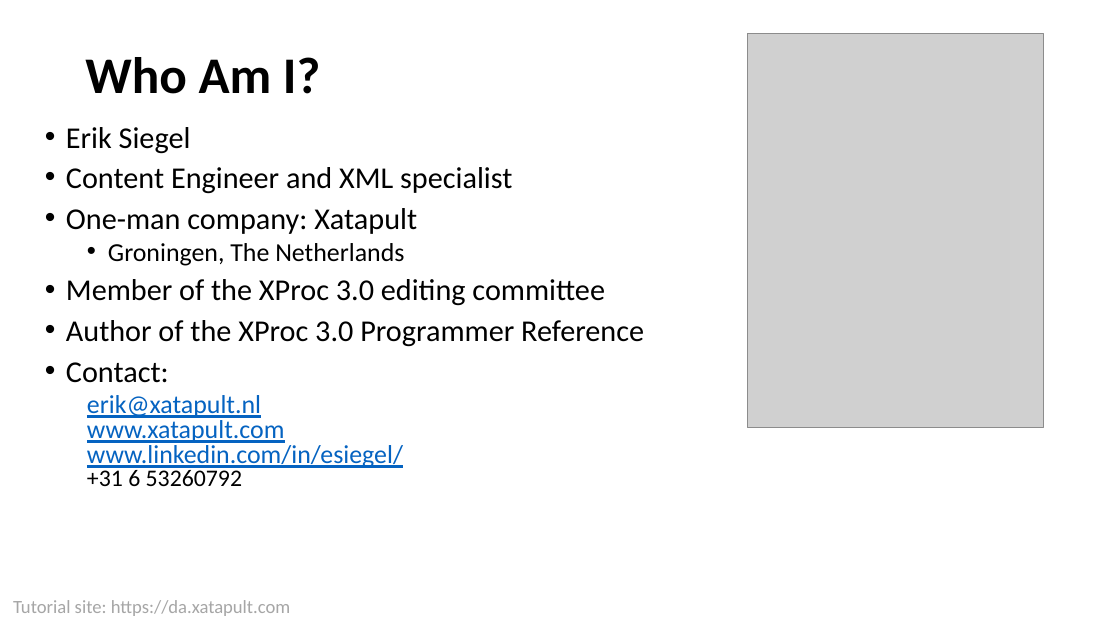
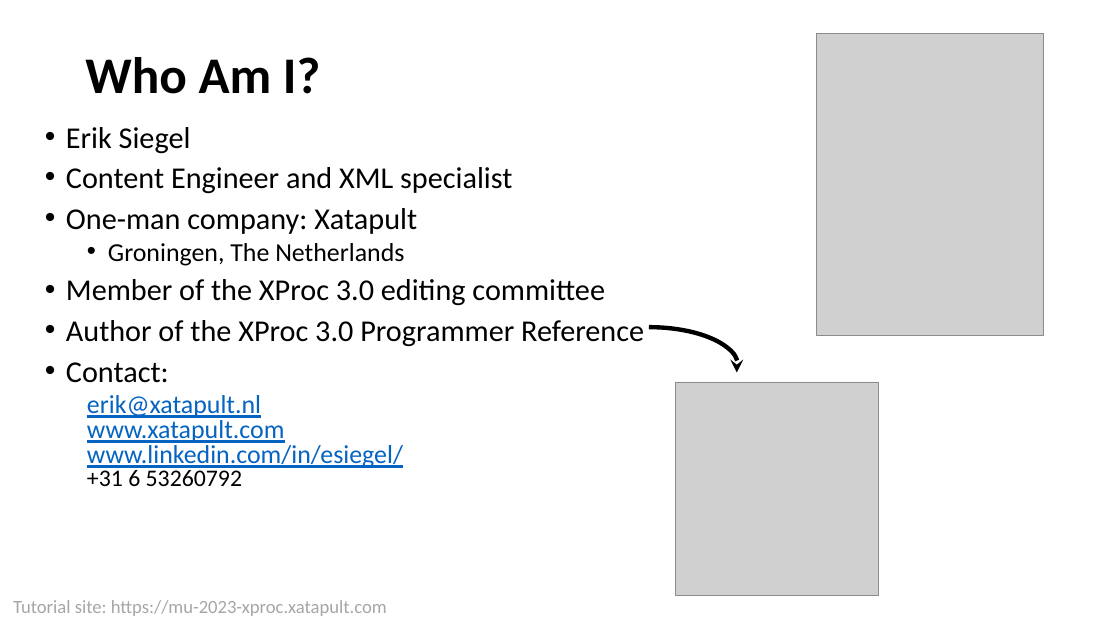
Before and after one commit to xatapult/mu-2023-xproc, a slide deck: slide 2 of presentation/Introduction to XProc 3.0.pptx. Drawn at 1120x630 pixels with LibreOffice and Linux fonts; fonts in the diff are those of the drawing; grey boxes stand for pictures; background and template pictures are left out. Boxes give left, top, right and bottom in pixels: in the first picture for what was removed or moved away, otherwise in the second. Text is boxed around its words. In the diff, an @@ line names an element or a change of style, - is before the commit and + after.

```diff
--- a/presentation/Introduction to XProc 3.0.pptx
+++ b/presentation/Introduction to XProc 3.0.pptx
@@ picture: place and size @@
-picture at (747, 34, 1043, 428)
+picture at (816, 34, 1043, 336)
@@ arc (boxed as its full ellipse) added at (560, 327, 739, 405), outline #000000 3.75 pt @@
@@ picture added at (676, 382, 880, 596) @@
@@ text at (13, 600, 387, 616): text changed @@
-Tutorial site: https://da.xatapult.com
+Tutorial site: https://mu-2023-xproc.xatapult.com
```
Also in this commit, not shown: 69 other slides changed, 6 other files.
